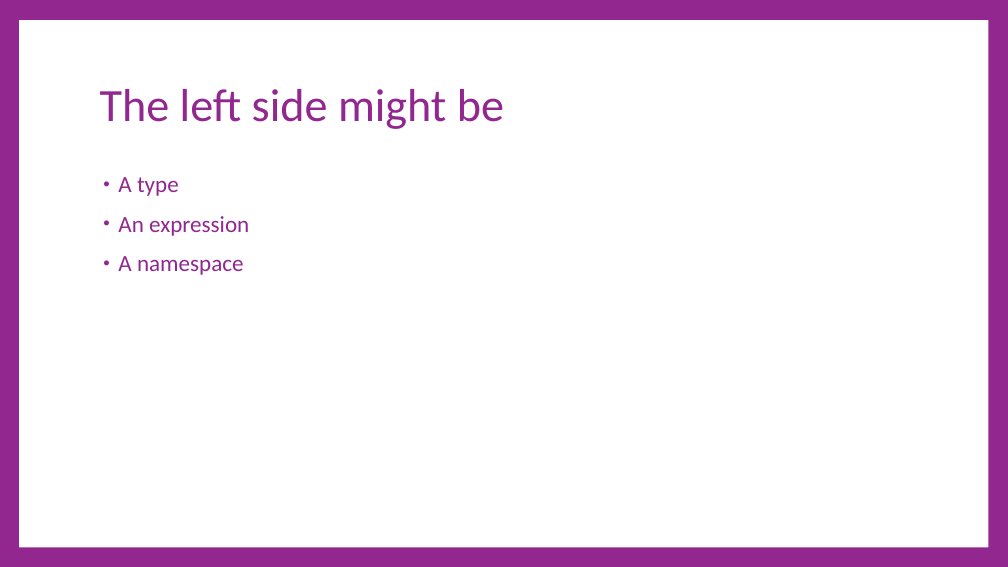
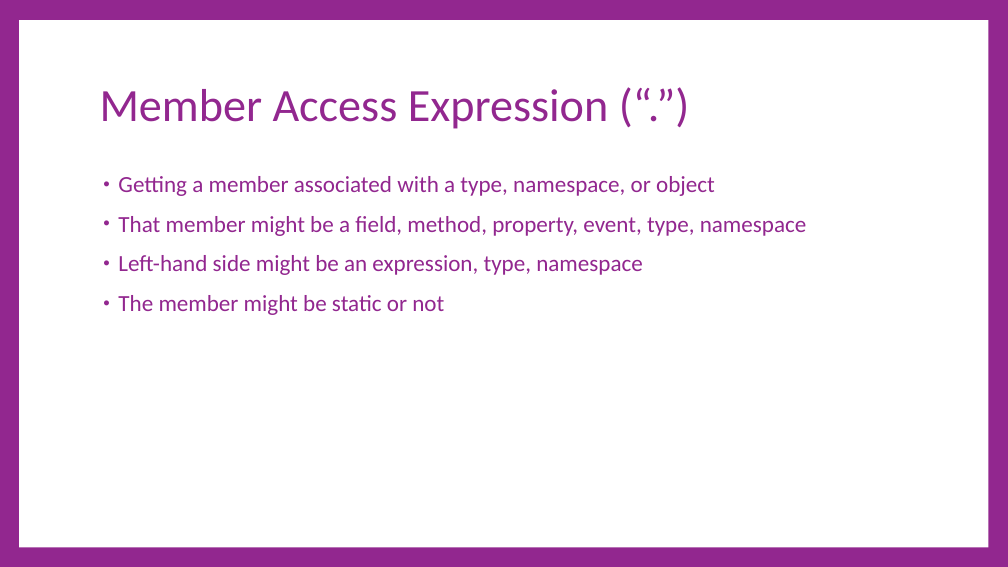
Before and after one commit to cdiggins/cs321, a slide deck: slide 19 of class-notes/cs321-winter-2023-lecture-4-strings.pptx (slide 24 before the commit). Drawn at 1008x567 pixels with LibreOffice and Linux fonts; fonts in the diff are those of the drawing. Boxes give left, top, right and bottom in pixels: in the first picture for what was removed or moved away, otherwise in the second. Text is boxed around its words. In the diff, an @@ line names an element or a change of style, - is before the commit and + after.

```diff
--- a/class-notes/cs321-winter-2023-lecture-4-strings.pptx
+++ b/class-notes/cs321-winter-2023-lecture-4-strings.pptx
@@ title at bbox=[100, 89, 609, 129]: text changed @@
-The left side might be
+Member Access Expression (“.”)
@@ text at bbox=[118, 176, 807, 315]: text changed @@
-• A type
-• An expression
-• A namespace
+• Getting a member associated with a type, namespace, or object
+• That member might be a field, method, property, event, type, namespace
+• Left-hand side might be an expression, type, namespace
+• The member might be static or not
```
Also in this commit, not shown: 15 other slides changed, 18 slides added, 12 slides removed, 2 other files.
